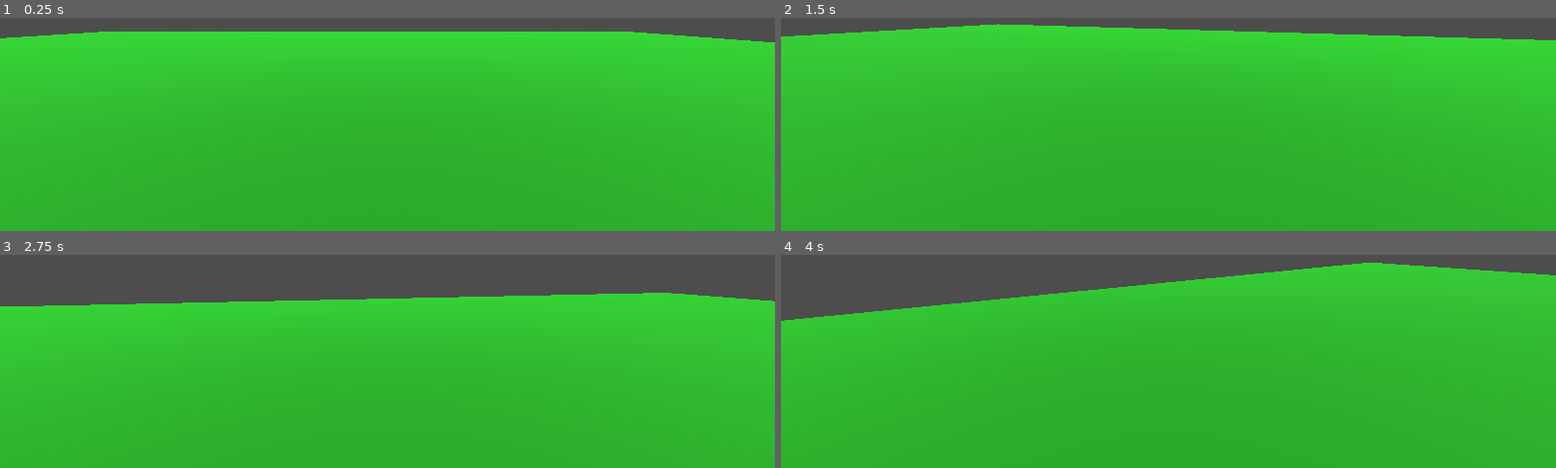
Above: before the commit, frames 1-4 (two rows, left to right).
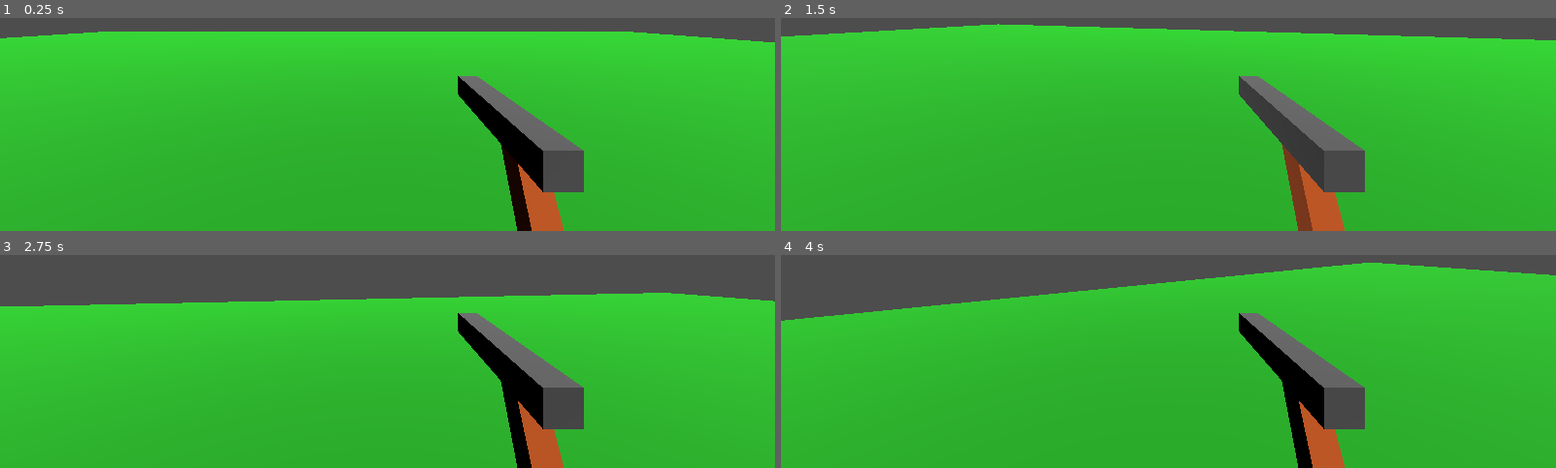
Above: after the commit, the same moments.

Repository: Pelmeny/ZhirDOOM
Game: Godot game, scene res://Scene/root.tscn
Two runs of this game, one before a commit and one after it. Both use one fixed random seed, a clock stepped at 60 frames per second and the inputs below.
Inputs (mouse positions are in pixels of both pictures, inside the frame that each line leads up to):
- Up to frame 1 (0.25 s): no input
- Up to frame 2 (1.5 s): tap Enter (ui_accept) at 0.5, 0.77 s; move the mouse to (outside the picture) at 0.52 s; hold W (ui_up) from 0.53 s (still down); move the mouse to (outside the picture) at 1.27 s
- Up to frame 3 (2.75 s): keep holding W (ui_up); tap Enter (ui_accept) at 1.52 s; move the mouse to (outside the picture) at 2.02 s
- Up to frame 4 (4 s): keep holding W (ui_up); move the mouse to (1160, 257) at 2.77 s; tap Enter (ui_accept) at 3.02, 3.77 s; move the mouse to (1222, 255) at 3.52 s

The runs differ from the first frame. In frame 1, 5.5% of the frame differs, in the area x 59-76%, y 27-100%; in frame 2, 5.5%; in frame 3, 5.5%; in frame 4, 5.5%.
Error after the commit: Parse Error: Preload file "res://Scene/bullet.tscn" does not exist. (res://Scripts/pistol.gd:3)

Commit message:
Gun
Added gun

Diff:
--- /dev/null
+++ b/Scene/Gun(Pistol)/bullet.tscn
@@ -0,0 +1,22 @@
+[gd_scene load_steps=5 format=3 uid="uid://spwxyr4t4nc0"]
+
+[ext_resource type="Script" path="res://Scripts/bullet.gd" id="1_ojp5v"]
+
+[sub_resource type="CapsuleMesh" id="CapsuleMesh_w7nsk"]
+
+[sub_resource type="StandardMaterial3D" id="StandardMaterial3D_dwn7g"]
+albedo_color = Color(1, 1, 0.278431, 1)
+
+[sub_resource type="SphereShape3D" id="SphereShape3D_1ws58"]
+
+[node name="Bullet" type="CharacterBody3D"]
+transform = Transform3D(0.315353, 0, 0, 0, 0.315353, 0, 0, 0, 0.315353, 0, 0, 0)
+script = ExtResource("1_ojp5v")
+
+[node name="MeshInstance3D" type="MeshInstance3D" parent="."]
+transform = Transform3D(0.394041, 0, 0, 0, -1.72241e-08, -0.394041, 0, 0.394041, -1.72241e-08, 0, 0, 0)
+mesh = SubResource("CapsuleMesh_w7nsk")
+surface_material_override/0 = SubResource("StandardMaterial3D_dwn7g")
+
+[node name="CollisionShape3D" type="CollisionShape3D" parent="."]
+shape = SubResource("SphereShape3D_1ws58")
--- /dev/null
+++ b/Scene/Gun(Pistol)/pistol.tscn
@@ -0,0 +1,29 @@
+[gd_scene load_steps=6 format=3 uid="uid://skntrc1hmeec"]
+
+[ext_resource type="Script" path="res://Scripts/pistol.gd" id="1_tn72k"]
+
+[sub_resource type="BoxMesh" id="BoxMesh_bhnwe"]
+
+[sub_resource type="StandardMaterial3D" id="StandardMaterial3D_2b2xo"]
+albedo_color = Color(0.254902, 0.254902, 0.258824, 1)
+
+[sub_resource type="BoxMesh" id="BoxMesh_7kbl3"]
+
+[sub_resource type="StandardMaterial3D" id="StandardMaterial3D_khegm"]
+albedo_color = Color(0.584314, 0.239216, 0, 1)
+
+[node name="Pistol" type="Node3D"]
+script = ExtResource("1_tn72k")
+
+[node name="MeshInstance3D" type="MeshInstance3D" parent="."]
+transform = Transform3D(0.3, 0, 0, 0, 0.3, 0, 0, 0, 2.352, 0, 0, 0)
+mesh = SubResource("BoxMesh_bhnwe")
+surface_material_override/0 = SubResource("StandardMaterial3D_2b2xo")
+
+[node name="MeshInstance3D2" type="MeshInstance3D" parent="."]
+transform = Transform3D(0.257928, -0.0045099, 0.00254459, -6.92337e-05, 0.870421, 0.147808, -0.00247886, -0.49357, 0.260638, 0, -0.5, 0.761468)
+mesh = SubResource("BoxMesh_7kbl3")
+surface_material_override/0 = SubResource("StandardMaterial3D_khegm")
+
+[node name="b_start" type="Node3D" parent="."]
+transform = Transform3D(1, 0, 0, 0, 1, 0, 0, 0, 1, 0, 0, -1.58443)
--- a/Scene/TEST LOCATION/tree.tscn
+++ b/Scene/TEST LOCATION/tree.tscn
@@ -1,14 +1,18 @@
-[gd_scene load_steps=5 format=3 uid="uid://dqqwbop1hrm8w"]
+[gd_scene load_steps=7 format=3 uid="uid://dqqwbop1hrm8w"]
 
 [sub_resource type="CylinderMesh" id="CylinderMesh_1l5hi"]
 
 [sub_resource type="StandardMaterial3D" id="StandardMaterial3D_ltlbk"]
 albedo_color = Color(0.772549, 0.545098, 0, 1)
 
+[sub_resource type="CylinderShape3D" id="CylinderShape3D_al4cu"]
+
 [sub_resource type="SphereMesh" id="SphereMesh_gj1ky"]
 
 [sub_resource type="StandardMaterial3D" id="StandardMaterial3D_uenvl"]
 albedo_color = Color(0.152941, 0.635294, 0.160784, 1)
+
+[sub_resource type="SphereShape3D" id="SphereShape3D_t0mvy"]
 
 [node name="Tree" type="Node3D"]
 
@@ -17,7 +21,18 @@
 mesh = SubResource("CylinderMesh_1l5hi")
 surface_material_override/0 = SubResource("StandardMaterial3D_ltlbk")
 
+[node name="StaticBody3D" type="StaticBody3D" parent="MeshInstance3D"]
+
+[node name="CollisionShape3D" type="CollisionShape3D" parent="MeshInstance3D/StaticBody3D"]
+transform = Transform3D(1, 0, 0, 0, 1, 0, 0, 0, 1, 0, 0, 0)
+shape = SubResource("CylinderShape3D_al4cu")
+
 [node name="MeshInstance3D2" type="MeshInstance3D" parent="."]
 transform = Transform3D(4.37874, 0, 0, 0, 4.37874, 0, 0, 0, 4.37874, 0, 6.99632, 0)
 mesh = SubResource("SphereMesh_gj1ky")
 surface_material_override/0 = SubResource("StandardMaterial3D_uenvl")
+
+[node name="StaticBody3D" type="StaticBody3D" parent="MeshInstance3D2"]
+
+[node name="CollisionShape3D" type="CollisionShape3D" parent="MeshInstance3D2/StaticBody3D"]
+shape = SubResource("SphereShape3D_t0mvy")
--- a/Scene/player.tscn
+++ b/Scene/player.tscn
@@ -1,6 +1,7 @@
-[gd_scene load_steps=3 format=3 uid="uid://dsccmdwf0g6p0"]
+[gd_scene load_steps=4 format=3 uid="uid://dsccmdwf0g6p0"]
 
 [ext_resource type="Script" path="res://Scripts/Player.gd" id="1_yk02n"]
+[ext_resource type="PackedScene" uid="uid://skntrc1hmeec" path="res://Scene/Gun(Pistol)/pistol.tscn" id="2_aoel8"]
 
 [sub_resource type="CapsuleShape3D" id="CapsuleShape3D_34myt"]
 
@@ -16,3 +17,6 @@
 
 [node name="Camera3D" type="Camera3D" parent="Head"]
 fov = 80.0
+
+[node name="Pistol" parent="Head" instance=ExtResource("2_aoel8")]
+transform = Transform3D(0.208516, 0, 0, 0, 0.208516, 0, 0, 0, 0.200012, 0.267223, -0.240113, -0.629721)
--- a/Scene/root.tscn
+++ b/Scene/root.tscn
@@ -1,12 +1,12 @@
 [gd_scene load_steps=5 format=3 uid="uid://d0vxt75kthqr8"]
 
-[ext_resource type="Script" path="res://Scripts/Exit.gd" id="1_7mtve"]
+[ext_resource type="Script" path="res://Scripts/Base.gd" id="1_lnrxh"]
 [ext_resource type="PackedScene" uid="uid://cy7tkeb7ixgy5" path="res://Scene/TEST LOCATION/floor.tscn" id="2_3gdyv"]
 [ext_resource type="PackedScene" uid="uid://dqqwbop1hrm8w" path="res://Scene/TEST LOCATION/tree.tscn" id="2_imp4o"]
 [ext_resource type="PackedScene" uid="uid://dsccmdwf0g6p0" path="res://Scene/player.tscn" id="3_gu4b5"]
 
 [node name="root" type="Node3D"]
-script = ExtResource("1_7mtve")
+script = ExtResource("1_lnrxh")
 
 [node name="Tree" parent="." instance=ExtResource("2_imp4o")]
 
@@ -15,7 +15,7 @@
 [node name="Player" parent="." instance=ExtResource("3_gu4b5")]
 transform = Transform3D(1, 0, 0, 0, 1, 0, 0, 0, 1, 2, 0.567714, 0)
 
-[node name="DirectionalLight3D" type="DirectionalLight3D" parent="."]
+[node name="Light" type="DirectionalLight3D" parent="."]
 transform = Transform3D(1, 0, 0, 0, 0.452653, 0.891687, 0, -0.891687, 0.452653, 0, 32.1559, 5.75888)
 light_energy = 2.0
 light_indirect_energy = 2.0
--- /dev/null
+++ b/Scripts/Base.gd
@@ -0,0 +1,9 @@
+extends Node3D
+var level = null
+
+func _input(event):
+	if event.is_action_pressed("ui_cancel"):
+		get_tree().quit()
+
+func add(obj):
+	add_child(obj)
--- a/Scripts/Player.gd
+++ b/Scripts/Player.gd
@@ -45,3 +45,6 @@
 		rotate_y(deg_to_rad(-e.relative.x * mouse_sensity))
 		head.rotate_x(deg_to_rad(-e.relative.y * mouse_sensity))
 		head.rotation.x = clamp(head.rotation.x, deg_to_rad(-90), deg_to_rad(90))
+	elif e is InputEventMouseButton:
+		if e.pressed:
+			$Head/Pistol.fire()
--- /dev/null
+++ b/Scripts/bullet.gd
@@ -0,0 +1,10 @@
+extends CharacterBody3D
+
+var fire
+func _ready():
+	fire = global_transform.basis.z.normalized() * -0.4
+
+func _physics_process(delta):
+	var obj = move_and_collide(fire)
+	if obj:
+		queue_free()
--- /dev/null
+++ b/Scripts/pistol.gd
@@ -0,0 +1,8 @@
+extends Node3D
+
+const Bullet = preload("res://Scene/bullet.tscn")
+
+func fire():
+	var bullet = Bullet.instantiate()
+	bullet.global_transform = $b_start.global_transform
+	get_parent().get_parent().get_parent().add(bullet)
